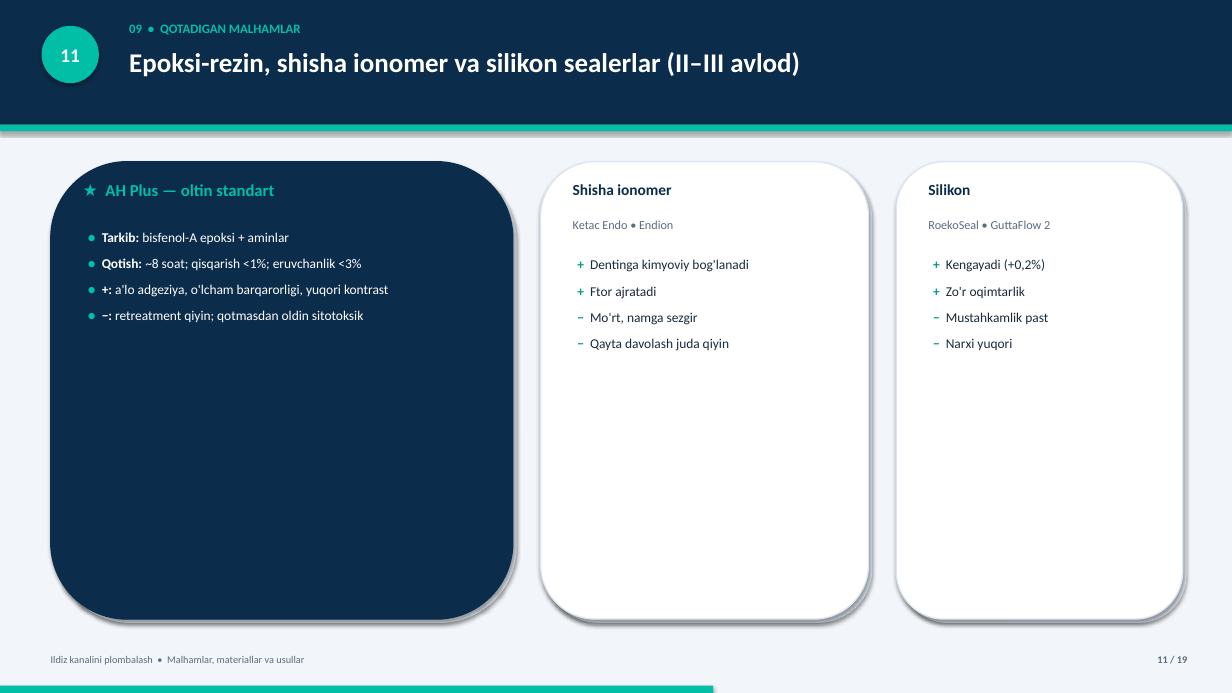
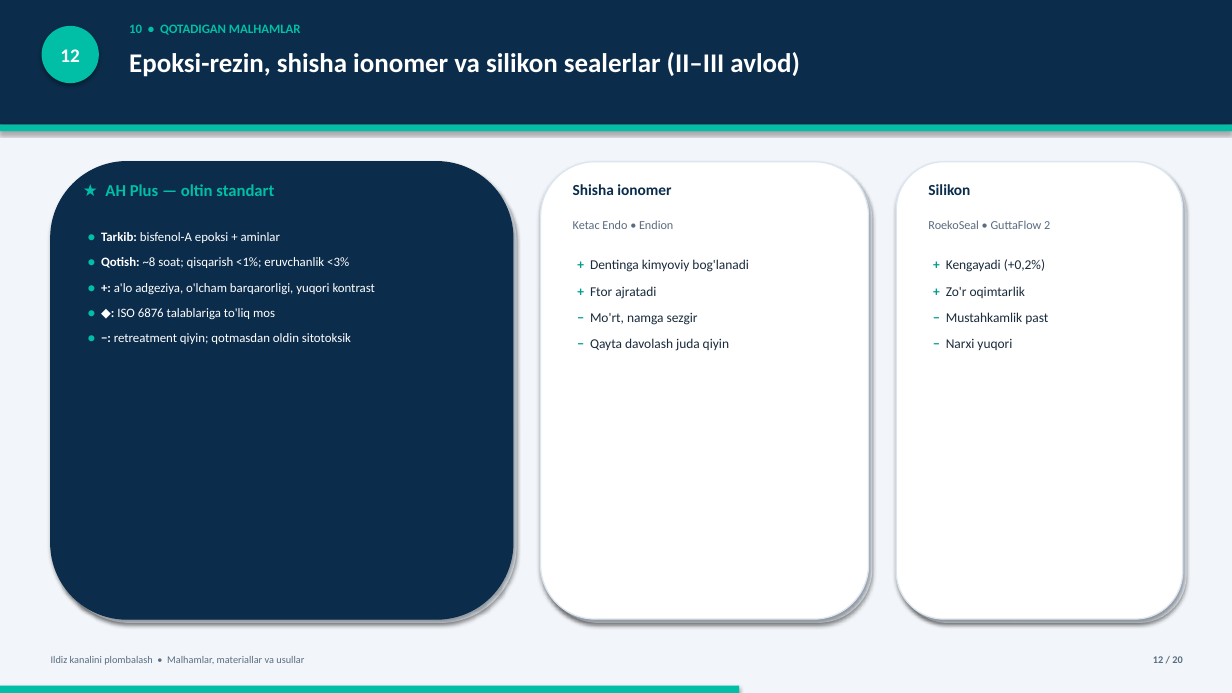
Before and after one commit to jabborovd18-collab/jdakimyo, a slide deck: slide 12 of Ildiz_kanalini_plombalash_taqdimot.pptx (slide 11 before the commit). Drawn at 1232x693 pixels with LibreOffice and Linux fonts; fonts in the diff are those of the drawing. Boxes give left, top, right and bottom in pixels: in the first picture for what was removed or moved away, otherwise in the second. Text is boxed around its words. In the diff, an @@ line names an element or a change of style, - is before the commit and + after.

```diff
--- a/Ildiz_kanalini_plombalash_taqdimot.pptx
+++ b/Ildiz_kanalini_plombalash_taqdimot.pptx
@@ text at bbox=[129, 24, 301, 35]: text changed @@
-09 • QOTADIGAN MALHAMLAR
+10 • QOTADIGAN MALHAMLAR
@@ text in ellipse at bbox=[60, 49, 79, 62]: text changed @@
-11
+12
@@ text at bbox=[101, 257, 375, 344]: size 10.5 to 10 pt in "● Tarkib: bisfenol-A epoksi + aminlar", "● Qotish: ~8 soat; qisqarish <1%; eruvchanlik ...", "● +: a'lo adgeziya, o'lcham barqarorligi, yuqori ...", "● −: retreatment qiyin; qotmasdan oldin sitotoksik" @@
@@ text at bbox=[117, 308, 275, 319]: paragraph added @@
+● ◆: ISO 6876 talablariga to'liq mos
@@ text at bbox=[1153, 656, 1182, 663]: text changed @@
-11 / 19
+12 / 20
@@ rectangle: place and size @@
-rectangle at bbox=[0, 686, 714, 693]
+rectangle at bbox=[0, 686, 739, 693]
```
Also in this commit, not shown: 17 other slides changed, 2 slides added, 1 slide removed, 11 other files.
